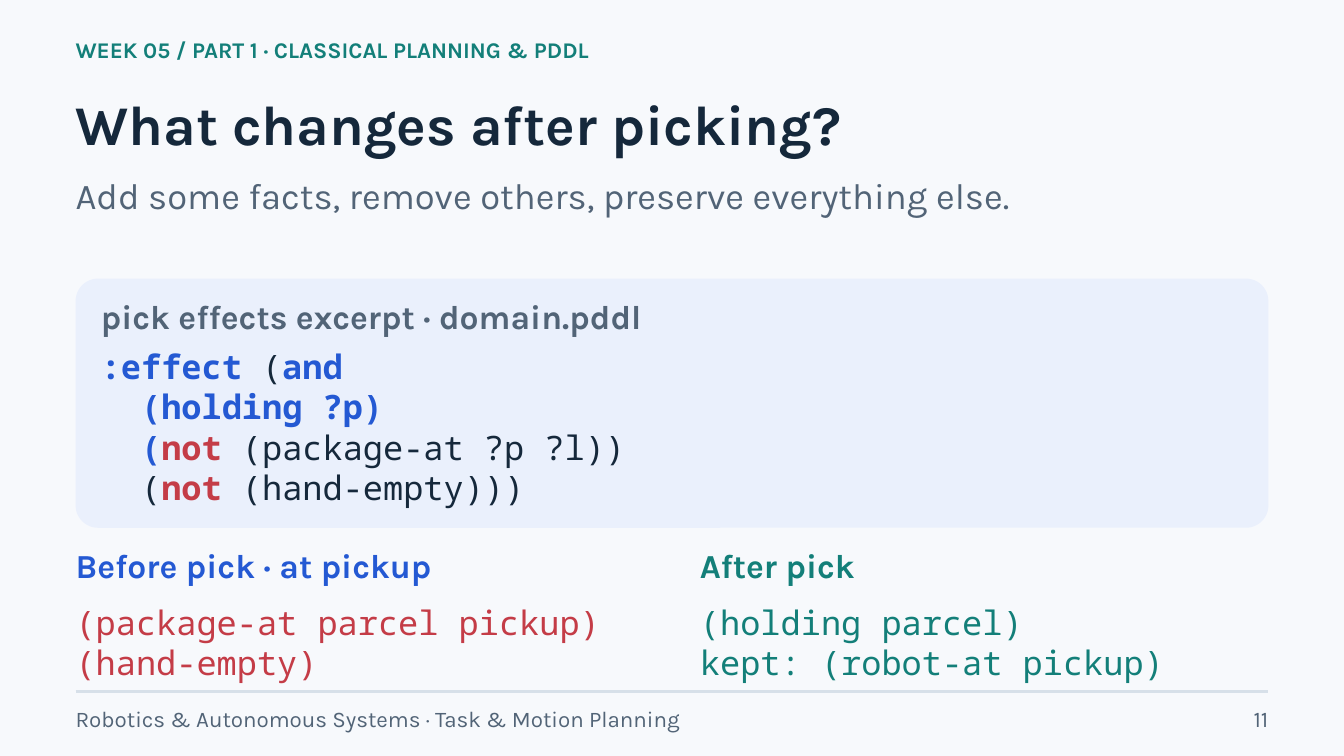
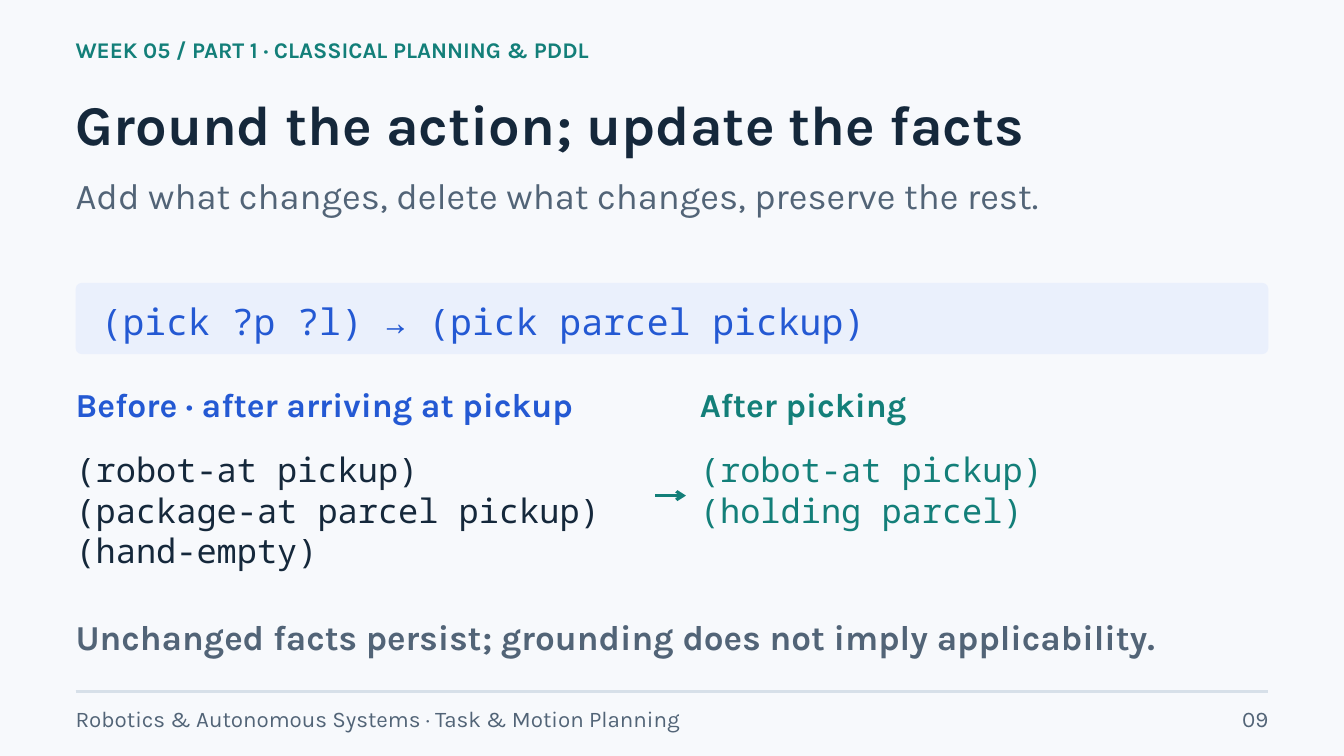
Before and after one commit to lifshitg/robotics-course-demos, a slide deck: slide 9 of week05_task_motion_planning/CLASSICAL_PLANNING_AND_TAMP.pptx (slide 11 before the commit). Drawn at 1344x756 pixels with LibreOffice and Linux fonts; fonts in the diff are those of the drawing. Boxes give left, top, right and bottom in pixels: in the first picture for what was removed or moved away, otherwise in the second. Text is boxed around its words. In the diff, an @@ line names an element or a change of style, - is before the commit and + after.

```diff
--- a/week05_task_motion_planning/CLASSICAL_PLANNING_AND_TAMP.pptx
+++ b/week05_task_motion_planning/CLASSICAL_PLANNING_AND_TAMP.pptx
@@ text at [76,105,1024,159]: text changed @@
-What changes after picking?
+Ground the action; update the facts
@@ text at [76,184,1038,218]: text changed @@
-Add some facts, remove others, preserve everything else.
+Add what changes, delete what changes, preserve the rest.
@@ rounded rectangle: place and size @@
-rounded rectangle at [76,278,1268,527]
+rounded rectangle at [76,283,1268,355]
@@ text at [101,307,865,344]: text changed; size 24 to 26 pt; font Karla to Noto Sans Mono; text colour #526477 to #2459D3; bold off @@
-pick effects excerpt · domain.pddl
+(pick ?p ?l) → (pick parcel pickup)
@@ text removed at [101,353,625,509] @@
-:effect (and
-(holding ?p)
-(not (package-at ?p ?l))
-(not (hand-empty)))
@@ text at [76,393,573,426]: text changed @@
-Before pick · at pickup
+Before · after arriving at pickup
@@ text added at [700,393,907,426], 24 pt, text #137F79, bold @@
+After picking
@@ text at [76,456,600,572]: text changed; text colour #C43C47 to #15283B @@
-(package-at parcel pickup)
-(hand-empty)
+(robot-at pickup)
+(package-at parcel pickup)
+(hand-empty)
@@ text at [700,456,1043,532]: text changed @@
-(holding parcel)
-kept: (robot-at pickup)
+(robot-at pickup)
+(holding parcel)
@@ arrow added from (655, 496) to (687, 496), #137F79 2.2 pt @@
@@ text removed at [700,554,855,586] @@
-After pick
@@ text added at [76,625,1155,659], 25 pt, text #526477, bold @@
+Unchanged facts persist; grounding does not imply applicability.
@@ text at [1242,712,1268,727]: text changed @@
-11
+09
```
Also in this commit, not shown: 12 other slides changed, 10 slides added, 14 slides removed, 47 other files.
